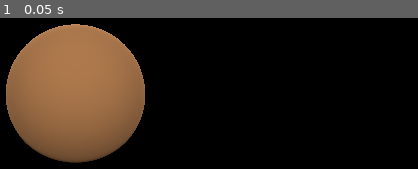
Above: before the commit, frame 1.
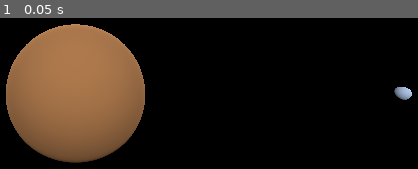
Above: after the commit, the same moment.

Repository: clementboye-dot/synchronisation-orbitale
Game: Godot game, scene res://node_3d.tscn
Same seed, same stepped clock (60 frames per second), same inputs: the game is played once before the commit and once after it. The project has no main scene, so this scene is started directly.
Inputs:
- Up to frame 1 (0.05 s): no input

The runs differ from the first frame. In frame 1, 0.3% of the frame differs, in the area x 94-99%, y 45-55%.

Commit message:
essayer de faire fonctionner sans l'élasticité et le frottement

Diff:
--- a/Astre.gd
+++ b/Astre.gd
@@ -1,8 +1,8 @@
 #Simule la révolution des lunes autour de Jupiter
-extends RigidBody3D
+extends Node3D
 #class_name Astre
 
-@export var jupiter : RigidBody3D
+@export var centre_rotation : RigidBody3D
 @export var periode_relative : float
 
 @export_group("Paramètre de conversion simulation")
@@ -38,12 +38,14 @@
 
 # Called when the node enters the scene tree for the first time.
 func _ready() -> void:
+	#---POSITIONS INITIALES---#
 	r_i1 = (R_p - D/2) * Vector3(1, 0, 0)
 	r_i2 = (R_p + D/2) * Vector3(1, 0, 0)
 	position = conv_position_reelle_a_simulee(r_i1)
-
-	v_i1 = (3/4) * V_p * Vector3(0, 0, 1)
-	v_i2 = (5/4) * V_p * Vector3(0, 0, 1)
+	position = conv_position_reelle_a_simulee(r_i2)
+	#---VITESSES INITIALES---#
+	v_i1 = (3.0/4.0) * V_p * Vector3(0, 0, 1)
+	v_i2 = (5.0/4.0) * V_p * Vector3(0, 0, 1)
 
 	periode = 2 * PI * r_i1.length() / v_i1.length()
 
@@ -51,10 +53,9 @@
 
 # Called every frame. 'delta' is the elapsed time since the previous frame.
 func _process(delta: float) -> void:
-	var fg1 : Vector3 = force_gravitationnelle(r_i1)
-	var fg2 : Vector3 = force_gravitationnelle(r_i2)
-
-
+	appliquer_euler(delta)
+	position = conv_position_reelle_a_simulee(r_i1)
+	position = conv_position_reelle_a_simulee(r_i2)
 
 
 func force_gravitationnelle(position_reelle : Vector3) -> Vector3:
@@ -69,8 +70,34 @@
 	var force_g = -1 * G * masse * masse_jupiter * position_reelle / (position_reelle.length()**3)
 	return force_g
 
+func appliquer_euler(temps_dernier_ecran : float) -> void:
+	"""
+	Applique la méthode d'Euler pour déterminer la position et la vitesse selon le temps de rendu
+	de la simulation.
 
+	Paramètre :
+	temps_dernier_ecran -- le temps écoulé depuis le dernier écran.
+	"""
+	#Nombre de période à simuler dans l'écran
+	var nb_periode = temps_dernier_ecran  * periode / periode_relative
+	#Pas de la simulation
+	var h = nb_periode / etapes_calcul_par_ecran
 
+	for i in range(etapes_calcul_par_ecran):
+
+		var fg1 : Vector3 = force_gravitationnelle(r_i1)
+		var fg2 : Vector3 = force_gravitationnelle(r_i2)
+		var a1 = fg1 / masse
+		var a2 = fg2 / masse
+
+		var r_i1_plus_1 = r_i1 + h * v_i1
+		var v_i1_plus_1 = v_i1 + h * a1
+		var r_i2_plus_1 = r_i2 + h * v_i2
+		var v_i2_plus_1 = v_i2 + h * a2
+		r_i1 = r_i1_plus_1
+		v_i1 = v_i1_plus_1
+		r_i2 = r_i2_plus_1
+		v_i2 = v_i2_plus_1
 
 func conv_position_reelle_a_simulee(position_reelle : Vector3) -> Vector3:
 	"""Effectue la conversion d'une position réelle à une position de l'espace
@@ -90,38 +117,3 @@
 		 ratio_distance)
 
 	return position_reelle.normalized() * facteur_distance_simulee
-
-func calculer_acceleration_gravitationnelle(position_reelle: Vector3) -> Vector3:
-	"""Calcule l'accélération gravitationnelle exercée sur le corps selon sa position
-
-	Paramètre:
-	position_reelle : sa position dans l'espace en m
-
-	Retour:
-	L'accélération gravitationnelle exercée sur le corps en m/s^2
-	"""
-	var facteur = -G * masse * masse_jupiter / (position_reelle.length()**3)
-	var force = (position_reelle - jupiter.position) * facteur
-	return force / masse
-
-func appliquer_euler(temps_dernier_ecran : float) -> void:
-	"""
-	Applique la méthode d'Euler pour déterminer la position et la vitesse selon le temps de rendu
-	de la simulation.
-
-	Paramètre :
-	temps_dernier_ecran -- le temps écoulé depuis le dernier écran.
-	"""
-	#Nombre de période à simuler dans l'écran
-	var nb_periode = temps_dernier_ecran  * periode / periode_relative
-	#Pas de la simulation
-	var h = nb_periode / etapes_calcul_par_ecran
-
-	for i in range(etapes_calcul_par_ecran):
-		var a_i = calculer_acceleration_gravitationnelle(r_i1)
-
-		var r_i_plus_1 = r_i1 + h * v_i1
-		var v_i_plus_1 = v_i1 + h * a_i
-
-		r_i1 = r_i_plus_1
-		v_i1 = v_i_plus_1
--- a/node_3d.tscn
+++ b/node_3d.tscn
@@ -49,26 +49,44 @@
 transform = Transform3D(5, 0, 0, 0, 5, 0, 0, 0, 5, 0, 0, 0)
 shape = SubResource("SphereShape3D_noarx")
 
-[node name="Europe2" type="RigidBody3D" parent="." unique_id=1170303323]
+[node name="Europe2" type="RigidBody3D" parent="Jupiter" unique_id=1170303323 node_paths=PackedStringArray("centre_rotation")]
 script = ExtResource("1_a202f")
+centre_rotation = NodePath("..")
+periode_relative = 299819.0
+min_distance_simulee = 3.0
+max_distance_simulee = 6.0
+min_distance_reelle = 652377000.0
+max_distance_reelle = 677347000.0
+masse = 2.4e+22
+masse_jupiter = 1.989e+27
+etapes_calcul_par_ecran = 20
 
-[node name="MeshInstance3D" type="MeshInstance3D" parent="Europe2" unique_id=123942423]
+[node name="MeshInstance3D" type="MeshInstance3D" parent="Jupiter/Europe2" unique_id=123942423]
 transform = Transform3D(0.5, 0, 0, 0, 0.5, 0, 0, 0, 0.5, 6, 0, 0)
 mesh = SubResource("SphereMesh_4xowi")
 surface_material_override/0 = SubResource("StandardMaterial3D_a202f")
 
-[node name="CollisionShape3D" type="CollisionShape3D" parent="Europe2" unique_id=994657330]
+[node name="CollisionShape3D" type="CollisionShape3D" parent="Jupiter/Europe2" unique_id=994657330]
 transform = Transform3D(0.5, 0, 0, 0, 0.5, 0, 0, 0, 0.5, 6, 0, 0)
 shape = SubResource("SphereShape3D_a202f")
 
-[node name="Europe1" type="RigidBody3D" parent="." unique_id=1983618798]
+[node name="Europe1" type="RigidBody3D" parent="Jupiter/Europe2" unique_id=1983618798 node_paths=PackedStringArray("centre_rotation")]
 script = ExtResource("1_a202f")
+centre_rotation = NodePath("../..")
+periode_relative = 299819.0
+min_distance_simulee = 3.0
+max_distance_simulee = 6.0
+min_distance_reelle = 652377000.0
+max_distance_reelle = 677347000.0
+masse = 2.4e+22
+masse_jupiter = 1.989e+27
+etapes_calcul_par_ecran = 20
 
-[node name="MeshInstance3D" type="MeshInstance3D" parent="Europe1" unique_id=1630661660]
+[node name="MeshInstance3D" type="MeshInstance3D" parent="Jupiter/Europe2/Europe1" unique_id=1630661660]
 transform = Transform3D(0.5, 0, 0, 0, 0.5, 0, 0, 0, 0.5, 5, 0, 0)
 mesh = SubResource("SphereMesh_noarx")
 surface_material_override/0 = SubResource("StandardMaterial3D_a202f")
 
-[node name="CollisionShape3D" type="CollisionShape3D" parent="Europe1" unique_id=441596831]
+[node name="CollisionShape3D" type="CollisionShape3D" parent="Jupiter/Europe2/Europe1" unique_id=441596831]
 transform = Transform3D(0.5, 0, 0, 0, 0.5, 0, 0, 0, 0.5, 5, 0, 0)
 shape = SubResource("SphereShape3D_a0tk4")
